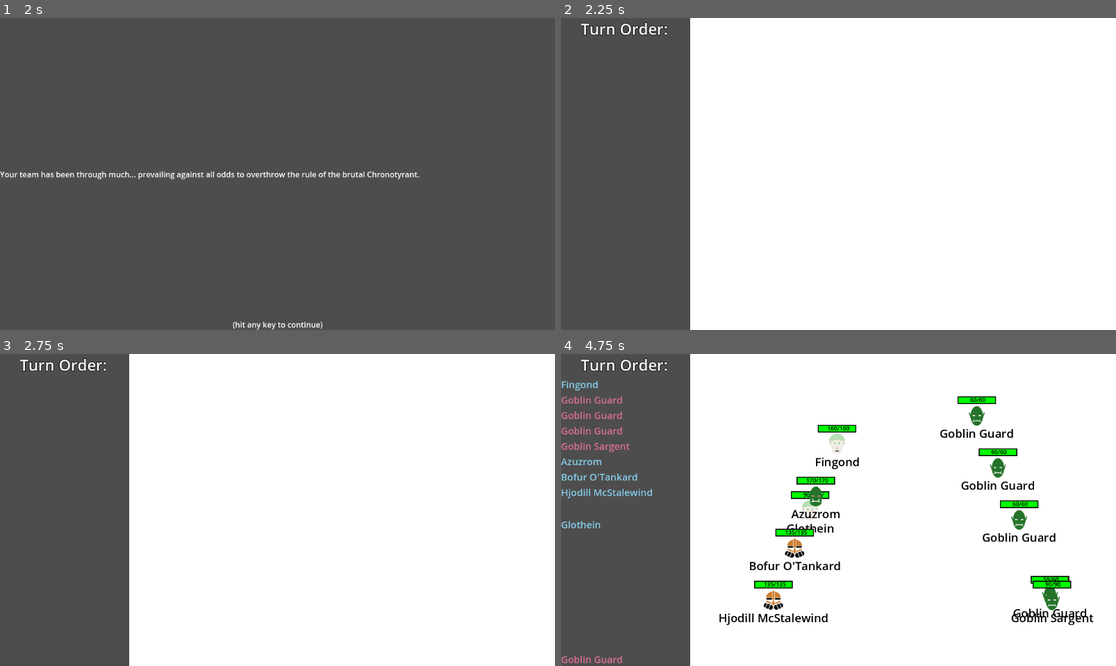
Above: before the commit, frames 1-4 (two rows, left to right).
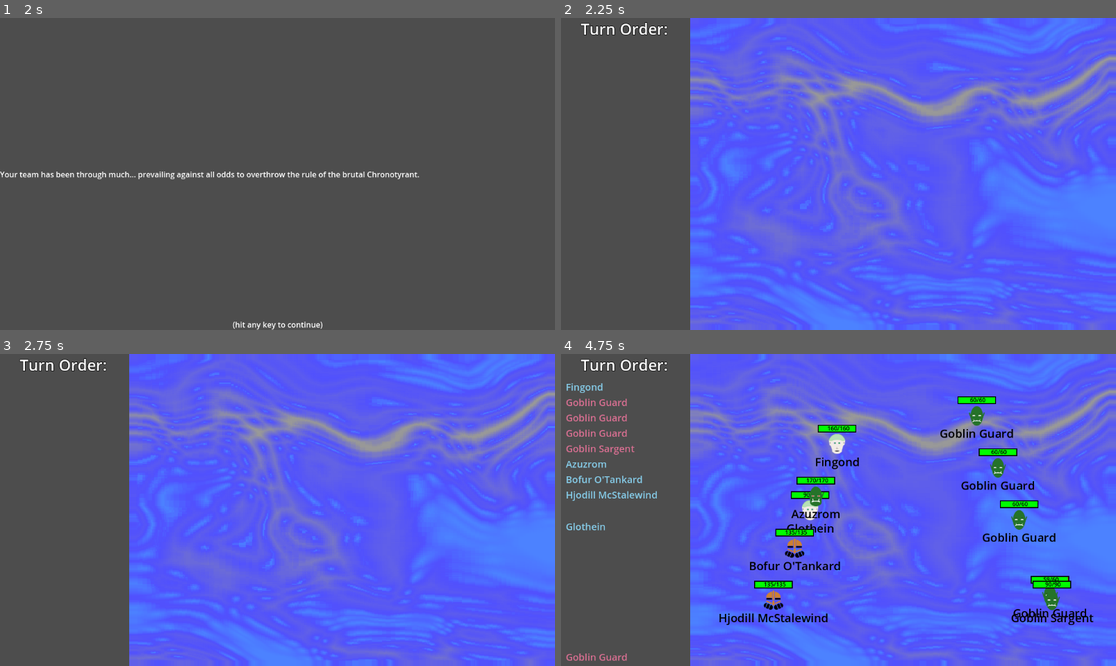
Above: after the commit, the same moments.

Repository: Habidakus/wild-jam-78-erase
Game: Godot game, scene res://Scenes/main.tscn
Same seed, same stepped clock (60 frames per second), same inputs: the game is played once before the commit and once after it. The engine's default icon, where the game draws it, is replaced by a stand-in: a white triangle on a blue panel in a dark square.
Inputs (mouse positions are in pixels of both pictures, inside the frame that each line leads up to):
- Up to frame 1 (2 s): tap Enter at 0.5 s; move the mouse to (399, 158) at 0.52 s; click (399, 158) at 0.67 s; click "Play" at 1.25 s
- Up to frame 2 (2.25 s): tap Enter at 2 s; move the mouse to (727, 189) at 2.02 s; click (727, 189) at 2.17 s
- Up to frame 3 (2.75 s): no input
- Up to frame 4 (4.75 s): tap Enter at 2.75 s; move the mouse to (894, 441) at 2.77 s; click (894, 441) at 2.92 s; tap Space at 3.5 s; move the mouse to (810, 572) at 3.52 s; click (810, 572) at 3.67 s; click "Net" at 4.25 s

Frame 1 is identical in both runs. In frame 2, 77% of the frame differs, in the area x 23-100%, y 0-100%; in frame 3, 77%; in frame 4, 76%.

Commit message:
Added background shader for arena, and more species art

Diff:
--- /dev/null
+++ b/Art/flowShader.gdshader
@@ -0,0 +1,111 @@
+shader_type canvas_item;
+
+//uniform sampler2D noise1;
+//uniform sampler2D noise2;
+uniform float speed;
+uniform sampler2D color_gradient;
+uniform sampler2D noiseX;
+uniform sampler2D noiseY;
+
+vec2 random(vec2 uv) {
+	return vec2(fract(sin(dot(uv.xy,
+		vec2(12.9898,78.233))) * 43758.5453123));
+}
+
+float worley(vec2 uv, float columns, float rows) {
+
+	vec2 index_uv = floor(vec2(uv.x * columns, uv.y * rows));
+	vec2 fract_uv = fract(vec2(uv.x * columns, uv.y * rows));
+
+	float minimum_dist = 1.0;
+
+	for (int y= -1; y <= 1; y++) {
+		for (int x= -1; x <= 1; x++) {
+			vec2 neighbor = vec2(float(x),float(y));
+			vec2 point = random(index_uv + neighbor);
+
+			vec2 diff = neighbor + point - fract_uv;
+			float dist = length(diff);
+			minimum_dist = min(minimum_dist, dist);
+		}
+	}
+
+	return minimum_dist;
+}
+
+void fragment() {
+	float x = texture(noiseX, UV).g;
+	float y = texture(noiseY, UV).g;
+	float angle = speed * TIME / 6.0 - float(int(TIME / 6.0)) * TAU;
+	float dx = cos(angle);
+	float dy = sin(angle);
+	vec2 samplePos = vec2(x, y) / 2.0 + vec2(dx, dy) / 4.0 + vec2(0.25, 0.25);
+
+
+	float worleyOuter = worley(samplePos, 4.0, 4.0);
+	float worleyInner = worley(samplePos, 40.0, 40.0);
+	COLOR = texture(color_gradient, vec2(worleyOuter * worleyOuter * worleyInner)).rgba;
+	//COLOR = vec4(vec3(), 1.0);
+}
+
+void fragmenty() {
+//	float x = texture(noiseX, UV).g;
+//	float y = texture(noiseY, UV).g;
+//	float angle = TIME / 6.0 - float(int(TIME / 6.0)) * TAU;
+//	float dx = cos(angle);
+//	float dy = sin(angle);
+//	vec2 samplePos = vec2(x, y) / 2.0 + vec2(dx, dy) / 4.0 + vec2(0.25, 0.25);
+//	//COLOR = texture(noise, samplePos).rgba;
+//	float off1 = (texture(noise1, samplePos).g - 0.5) / 20.0;
+//	float off2 = (texture(noise2, samplePos).g - 0.5) / 20.0;
+//	vec3 rgbOrg = texture(TEXTURE, UV + vec2(off1, off2)).rgb;
+//	vec3 rgbOff = texture(TEXTURE, UV).rgb;
+//	COLOR = vec4(rgbOrg.rg, rgbOff.b, 1);
+}
+
+void fragmentx() {
+	vec2 UV;
+	//vec2 f = SCREEN_PIXEL_SIZE;
+	vec4 color;
+	int count = 0;
+	float offset = float(int(TIME * 10.0) % 200) / 400.0;
+	bool cnt = true;
+	for (int dx = -3; cnt && dx < 4; dx += 1)
+	{
+		for (int dy = -3; cnt && dy < 4; dy += 1)
+		{
+			vec2 intersect = vec2(float(dx), float(dy));
+
+			for (int i = 0; cnt && i < 101; ++i)
+			{
+				vec3 off1 = vec3(intersect.x / 100.0, intersect.y / 100.0, offset);
+				vec3 off2 = vec3(off1.y - 0.1, off1.x - 0.1, offset); // TODO: Add a second noise
+
+				//float moveX = texture(noise3D, vec3(UV.x, UV.y, 0.5)).g / 10.0;
+				//float moveX = texture(noise3D, vec3(UV + off1.xy, off1.z)).g / 10.0;
+				//intersect.x += moveX;
+				//float moveY = texture(noise3D, vec3(UV + off2.xy, off2.z)).g / 10.0;
+				//intersect.y += moveY;
+				//if ((moveX > 0.001 || moveX < -0.001) && (moveY > 0.001 || moveY < -0.001))
+				//{
+				//	//COLOR = vec4(float(i) / 100.0, 1,0,1);
+				//	cnt = false;
+				//}
+
+				float distSquared = intersect.x * intersect.x + intersect.y * intersect.y;
+				if (distSquared > 50.0)
+					break;
+				if (distSquared < 2.0)
+				    count += 1;
+			}
+			//color += texture(noise, UV + off2).rgba;
+		}
+	}
+
+	if (cnt == true)
+	{
+		float c = float(count) / 600.0;
+		//COLOR = vec4(c, c , c, 1);
+	}
+	//COLOR = texture(noise, UV).rgba;
+}
--- a/Scenes/main.tscn
+++ b/Scenes/main.tscn
@@ -9,6 +9,7 @@
 [ext_resource type="Script" path="res://Scripts/loop_exposition.gd" id="5_m5uv5"]
 [ext_resource type="Script" path="res://Scripts/gamestate_combat.gd" id="7_pp03m"]
 [ext_resource type="Script" path="res://Scripts/gamestate_postcombat.gd" id="8_ew0y7"]
+[ext_resource type="Shader" path="res://Art/flowShader.gdshader" id="8_ownyo"]
 [ext_resource type="Script" path="res://Scripts/gamestate_pathselection.gd" id="9_8hvbj"]
 
 [sub_resource type="LabelSettings" id="LabelSettings_68cc5"]
@@ -20,6 +21,36 @@
 font_size = 32
 outline_size = 4
 outline_color = Color(0, 0, 0, 1)
+
+[sub_resource type="Gradient" id="Gradient_s2ytp"]
+offsets = PackedFloat32Array(0, 0.0429448, 0.434049, 1)
+colors = PackedColorArray(0.299968, 0.511606, 1, 1, 0.317647, 0.317647, 1, 1, 0.597176, 0.597176, 0.597176, 1, 0.654232, 0.654232, 0.654232, 1)
+
+[sub_resource type="GradientTexture1D" id="GradientTexture1D_6k8i5"]
+gradient = SubResource("Gradient_s2ytp")
+
+[sub_resource type="FastNoiseLite" id="FastNoiseLite_1cu4s"]
+noise_type = 4
+seed = 1
+
+[sub_resource type="NoiseTexture2D" id="NoiseTexture2D_xs4ou"]
+width = 32
+height = 32
+noise = SubResource("FastNoiseLite_1cu4s")
+
+[sub_resource type="FastNoiseLite" id="FastNoiseLite_1p02u"]
+
+[sub_resource type="NoiseTexture2D" id="NoiseTexture2D_yjbvs"]
+width = 32
+height = 32
+noise = SubResource("FastNoiseLite_1p02u")
+
+[sub_resource type="ShaderMaterial" id="ShaderMaterial_bmtss"]
+shader = ExtResource("8_ownyo")
+shader_parameter/speed = 0.1
+shader_parameter/color_gradient = SubResource("GradientTexture1D_6k8i5")
+shader_parameter/noiseX = SubResource("NoiseTexture2D_xs4ou")
+shader_parameter/noiseY = SubResource("NoiseTexture2D_yjbvs")
 
 [node name="Main" type="Control"]
 layout_mode = 3
@@ -153,7 +184,6 @@
 text = "(hit any key to continue)"
 
 [node name="Combat" type="Control" parent="OverStateMachine/Game/GameStateMachine"]
-visible = false
 layout_mode = 3
 anchors_preset = 15
 anchor_right = 1.0
@@ -181,11 +211,20 @@
 label_settings = SubResource("LabelSettings_oxvky")
 horizontal_alignment = 1
 
-[node name="TripSheet" type="VBoxContainer" parent="OverStateMachine/Game/GameStateMachine/Combat/HBoxContainer/VBoxContainer"]
+[node name="MarginContainer" type="MarginContainer" parent="OverStateMachine/Game/GameStateMachine/Combat/HBoxContainer/VBoxContainer"]
 layout_mode = 2
 size_flags_vertical = 3
+theme_override_constants/margin_left = 10
+theme_override_constants/margin_top = 5
+theme_override_constants/margin_right = 5
+theme_override_constants/margin_bottom = 5
+
+[node name="TripSheet" type="VBoxContainer" parent="OverStateMachine/Game/GameStateMachine/Combat/HBoxContainer/VBoxContainer/MarginContainer"]
+layout_mode = 2
+size_flags_vertical = 3
 
 [node name="Arena" type="ColorRect" parent="OverStateMachine/Game/GameStateMachine/Combat/HBoxContainer"]
+material = SubResource("ShaderMaterial_bmtss")
 layout_mode = 2
 size_flags_horizontal = 3
 
Binary file added: Art/Species_Kobald.png
Not shown, added: Art/Species_Kobald.png.import
Binary file added: Art/Species_Skeleton_King.png
Not shown, added: Art/Species_Skeleton_King.png.import
Not shown: 1 places in Scenes/main.tscn that only renumber resources
